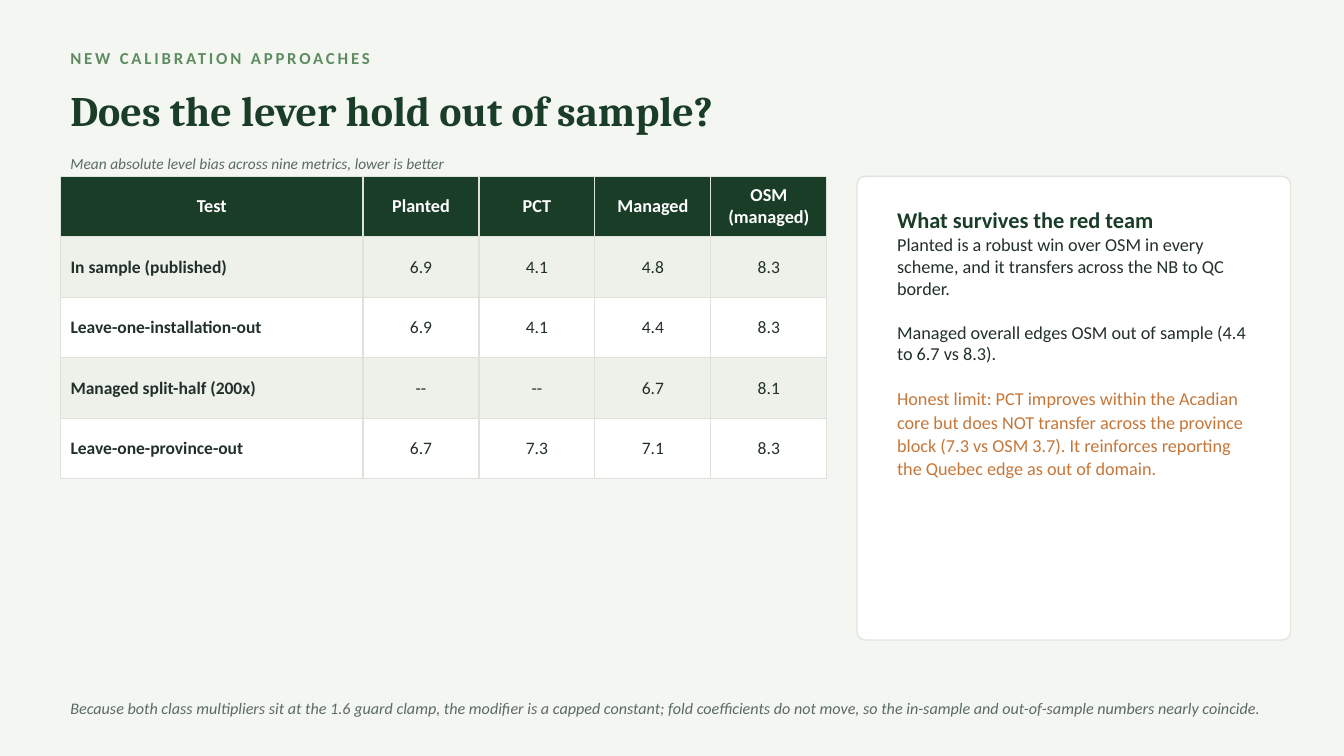
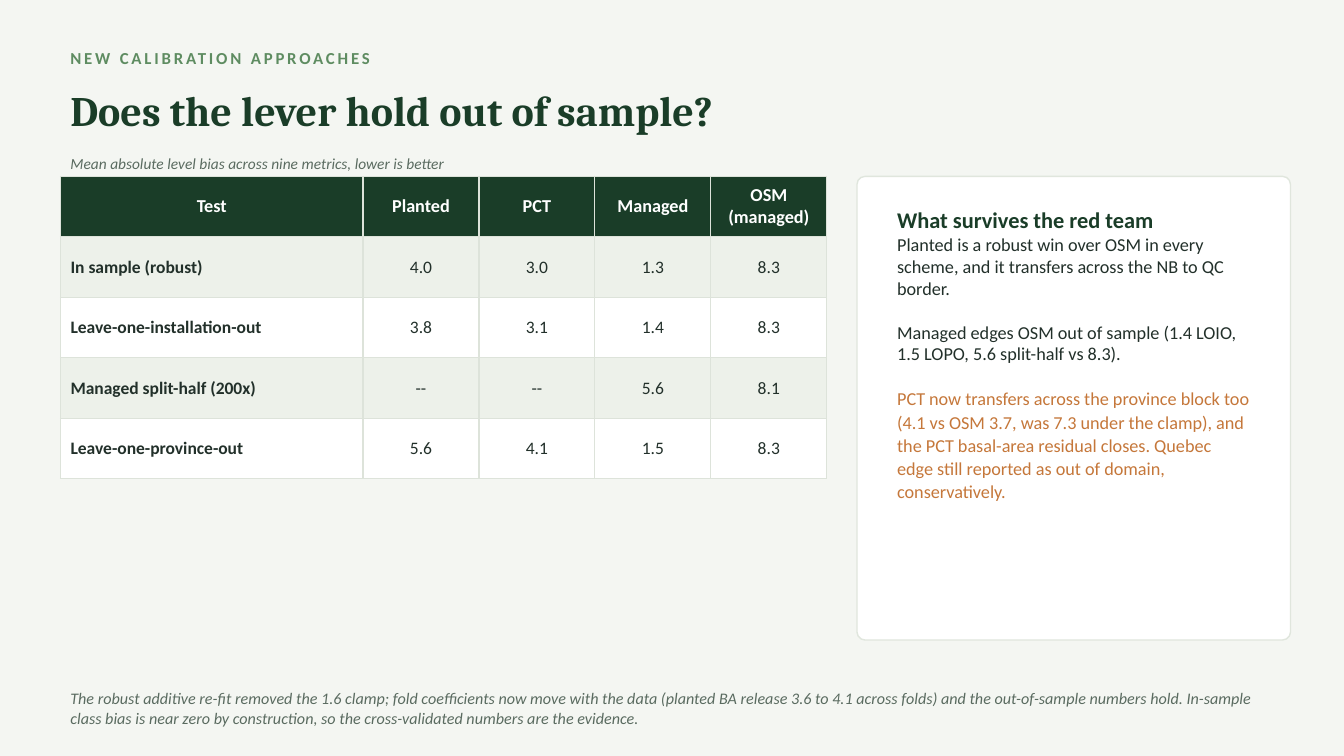
Before and after one commit to holoros/fvs-acd, a slide deck: slide 12 of FVS-ACD_Hennigar_Aug2026.pptx. Drawn at 1344x756 pixels with LibreOffice and Linux fonts; fonts in the diff are those of the drawing. Boxes give left, top, right and bottom in pixels: in the first picture for what was removed or moved away, otherwise in the second. Text is boxed around its words. In the diff, an @@ line names an element or a change of style, - is before the commit and + after.

Commit message:
v12.10.1: robust additive re-fit of management modifiers (resolves red-team 1.6 clamp)
Replace the clamped net-increment-ratio multiplier (planted/PCT pinned at 1.6) with a
robust additive direct-effect release (planted +3.8, PCT +2.4 m2/ha BA). Clamp-free, fold
coefficients move, holds out of sample (LOIO managed MAE 1.4, LOPO 1.5, split-half 5.6 vs
OSM 8.3); PCT now transfers across the province block, PCT BA residual closes. Plateau held
(self-thinning cap); gate-off byte-identical to v12.9.x; legacy reproduces v12.5.0.
Reconcile scorecard, redteam review, deck, brief, and both email drafts.

```diff
--- a/FVS-ACD_Hennigar_Aug2026.pptx
+++ b/FVS-ACD_Hennigar_Aug2026.pptx
@@ table at (60,176,827,461) @@
-row 2: In sample (published) | 6.9 | 4.1 | 4.8 | 8.3
+row 2: In sample (robust) | 4.0 | 3.0 | 1.3 | 8.3
-row 3: Leave-one-installation-out | 6.9 | 4.1 | 4.4 | 8.3
+row 3: Leave-one-installation-out | 3.8 | 3.1 | 1.4 | 8.3
-row 4, column 4: 6.7
+row 4, column 4: 5.6
-row 5: Leave-one-province-out | 6.7 | 7.3 | 7.1 | 8.3
+row 5: Leave-one-province-out | 5.6 | 4.1 | 1.5 | 8.3
@@ text at (897,212,1249,501): text changed @@
-What survives the red team
-Planted is a robust win over OSM in every scheme, and it transfers across the NB to QC border.
-Managed overall edges OSM out of sample (4.4 to 6.7 vs 8.3).
-Honest limit: PCT improves within the Acadian core but does NOT transfer across the province block (7.3 vs OSM 3.7). It reinforces reporting the Quebec edge as out of domain.
+What survives the red team
+Planted is a robust win over OSM in every scheme, and it transfers across the NB to QC border.
+Managed edges OSM out of sample (1.4 LOIO, 1.5 LOPO, 5.6 split-half vs 8.3).
+PCT now transfers across the province block too (4.1 vs OSM 3.7, was 7.3 under the clamp), and the PCT basal-area residual closes. Quebec edge still reported as out of domain, conservatively.
@@ text at (70,692,1251,727): text changed @@
-Because both class multipliers sit at the 1.6 guard clamp, the modifier is a capped constant; fold coefficients do not move, so the in-sample and out-of-sample numbers nearly coincide.
+The robust additive re-fit removed the 1.6 clamp; fold coefficients now move with the data (planted BA release 3.6 to 4.1 across folds) and the out-of-sample numbers hold. In-sample class bias is near zero by construction, so the cross-validated numbers are the evidence.
```
Also in this commit, not shown: 5 other slides changed, 22 other files.
